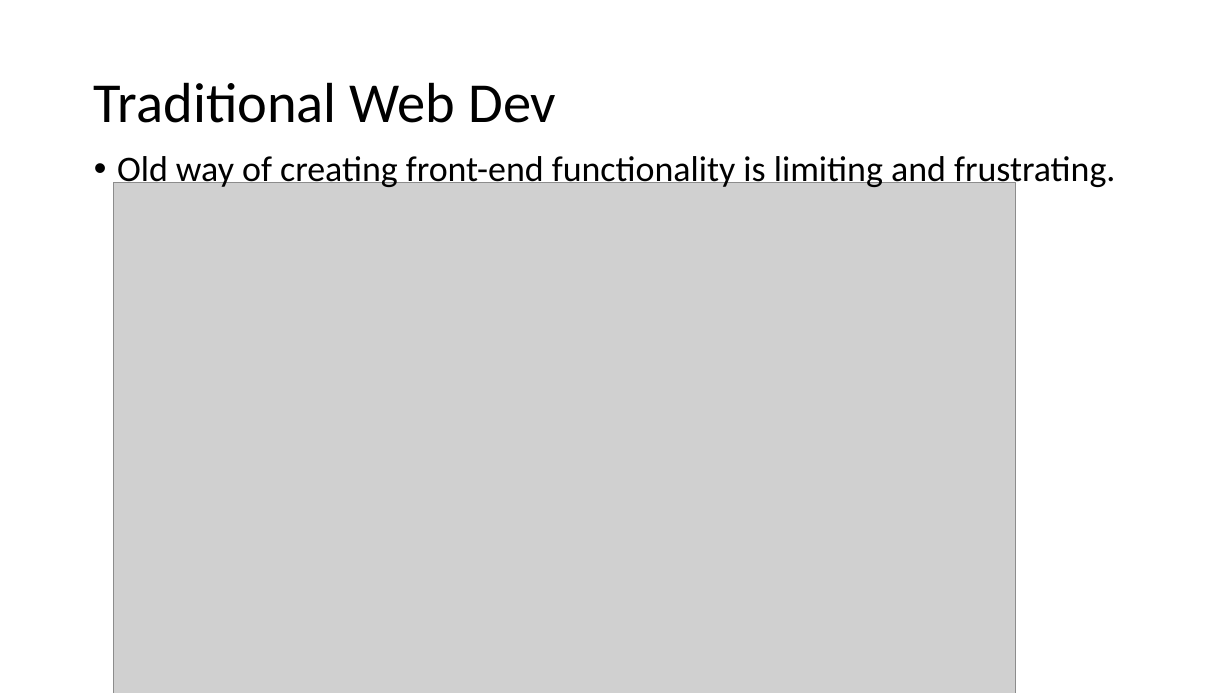
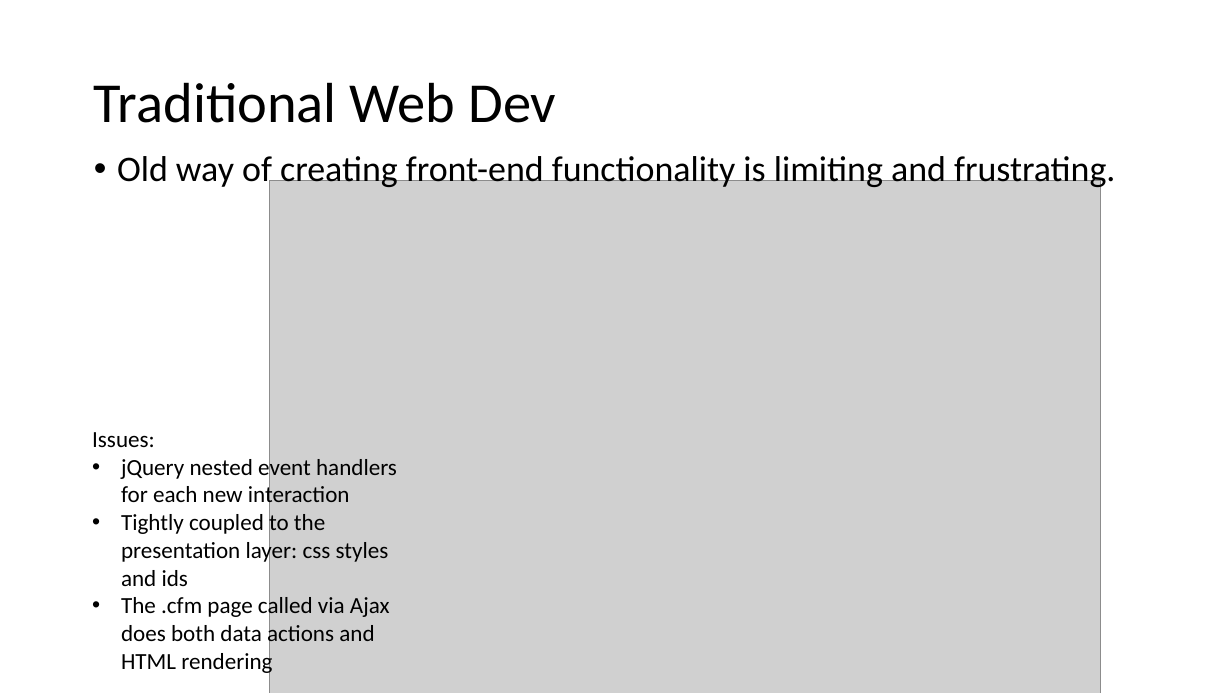
Before and after one commit to jkutzfla/cf2018demo, a slide deck: slide 5 of www/docs/Angular4CFDevs_jkutzfla_2018.pptx (slide 4 before the commit). Drawn at 1232x693 pixels with LibreOffice and Linux fonts; fonts in the diff are those of the drawing; grey boxes stand for pictures. Boxes give left, top, right and bottom in pixels: in the first picture for what was removed or moved away, otherwise in the second. Text is boxed around its words. In the diff, an @@ line names an element or a change of style, - is before the commit and + after.

```diff
--- a/www/docs/Angular4CFDevs_jkutzfla_2018.pptx
+++ b/www/docs/Angular4CFDevs_jkutzfla_2018.pptx
@@ picture resized from (x1=114, y1=183, x2=1016, y2=693) to (x1=270, y1=180, x2=1101, y2=693) @@
@@ text added at (x1=92, y1=432, x2=397, y2=675), 18 pt, text #000000 @@
+Issues:
+• jQuery nested event handlers for each new interaction
+• Tightly coupled to the presentation layer: css styles and ids
+• The .cfm page called via Ajax does both data actions and HTML rendering
```
Also in this commit, not shown: 32 other slides changed, 5 slides added, 2 slides removed.
